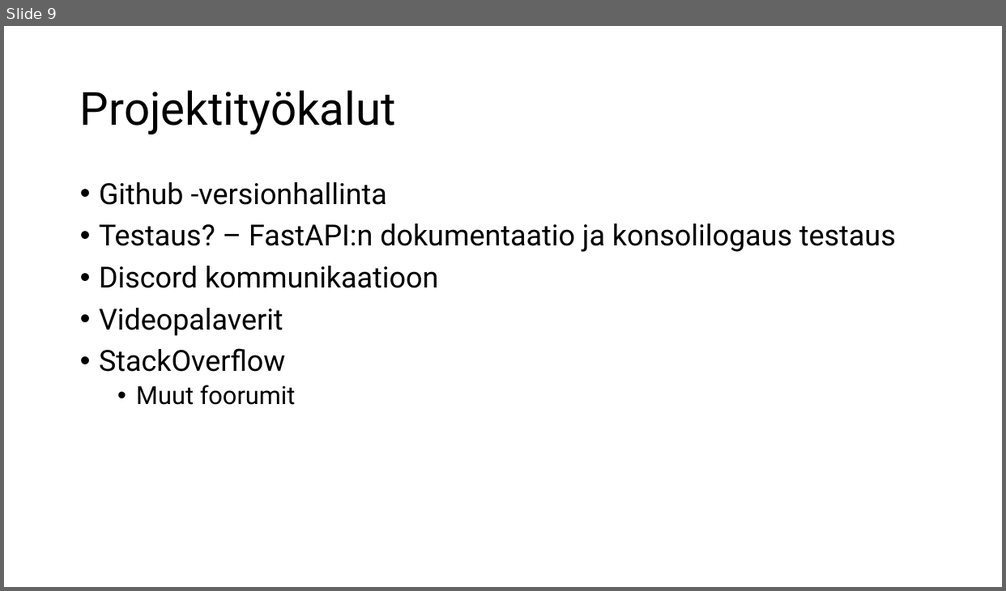
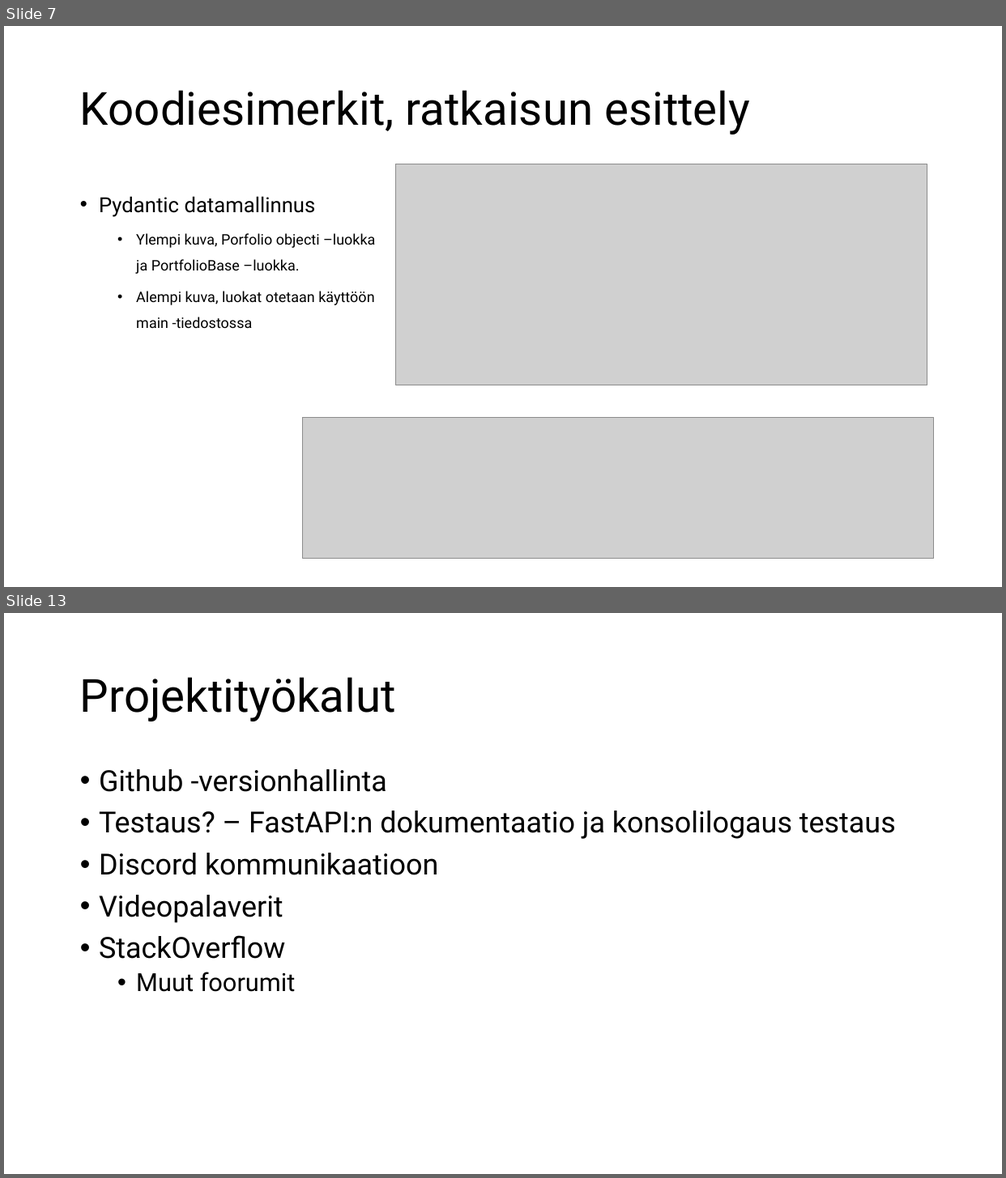
Before and after one commit to eetutaipale/REST_API, a slide deck: Projektiesitys.pptx. Shown one above the other, each under a label of ours: slide 9 before the commit, slides 7 and 13 after it; the slides between them are not shown. The pictures are 1006x591 and 1006x1178 pixels, drawn with LibreOffice and Linux fonts; fonts in the diff are those of the drawing; grey boxes stand for pictures; background and template pictures are left out. Boxes give left, top, right and bottom in pixels: in the first picture for what was removed or moved away, otherwise in the second. Text is boxed around its words. In the diff, an @@ line names an element or a change of style, - is before the commit and + after.

```diff
--- a/Projektiesitys.pptx
+++ b/Projektiesitys.pptx
@@ slide 7 added at (4, 26, 1002, 587), background picture (left out) @@
@@ title added at (80, 90, 750, 135), 44 pt, text #000000 @@
+Koodiesimerkit, ratkaisun esittely
@@ picture added at (395, 165, 927, 386) @@
@@ text added at (99, 196, 375, 328), 14 pt, text #000000 @@
+• Pydantic datamallinnus
+  • Ylempi kuva, Porfolio objecti –luokka ja PortfolioBase –luokka.
+  • Alempi kuva, luokat otetaan käyttöön main -tiedostossa
@@ picture added at (303, 417, 934, 559) @@
@@ what was slide 9 is now slide 13 @@
```
Also in this commit, not shown: 7 slides changed, 4 other slides added, 2 other files.
